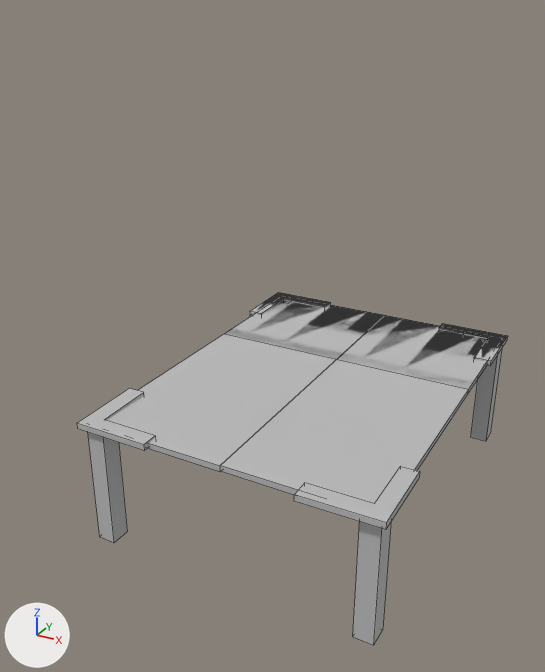
What one commit did to the OBJ model ProyectoFinal/ProyectoFinal/Models/EscritorioTe/EscritorioTe.obj.
Both versions are drawn from a camera (50 mm lens) standing at (1.55, -4.98, 3.29) and looking at (-1.79, 1.09, 0.25). The axes (+X, +Y, +Z) are drawn at lower left. The lights are the same throughout. Mesh edges are drawn as thin lines. Where no turn or scale is listed for an object, it has been applied to the vertices. Vertices at the same position are counted once.

Objects in the first picture: 'EscritorioTe'.
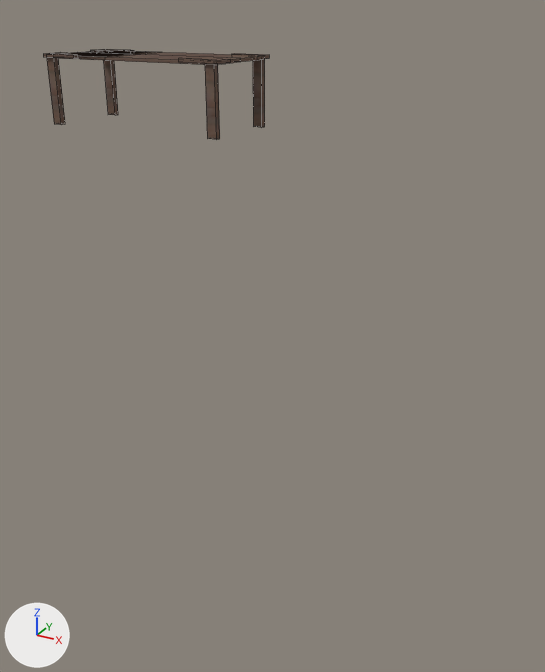
Where the change shows, as pixel boxes (x1, y1, x2, y2) in the pictures (545 x 672 px; the box of a moved part takes in the faces that stretch with it):
'EscritorioTe', reshaped (47% narrower, 74% shorter): before (77, 293, 507, 645); after (43, 49, 269, 140)
part 1 of me_escritoriote, moved or reshaped: before (294, 466, 420, 530); after (90, 49, 131, 51)
part 2 of me_escritoriote, moved or reshaped (not visible before): after (84, 51, 253, 62)
part 3 of me_escritoriote, moved or reshaped: before (225, 300, 385, 359); after (47, 58, 65, 125)
part 4 of me_escritoriote, moved or reshaped: before (337, 315, 485, 389); after (47, 52, 241, 65)
part 5 of me_escritoriote, moved or reshaped: before (440, 324, 507, 361); after (231, 53, 269, 60)
part 6 of me_escritoriote, moved or reshaped: before (106, 300, 384, 471); after (253, 59, 265, 127)
part 7 of me_escritoriote, moved or reshaped: before (471, 349, 502, 441); after (103, 60, 118, 115)
part 8 of me_escritoriote, moved or reshaped: before (221, 316, 487, 503); after (81, 51, 151, 54)
part 9 of me_escritoriote, moved or reshaped: before (88, 432, 127, 543); after (205, 64, 220, 140)
part 10 of me_escritoriote, moved or reshaped: before (353, 521, 391, 645); after (48, 52, 126, 60)
part 11 of me_escritoriote, added: after (43, 52, 77, 58)
part 12 of me_escritoriote, deleted: before (250, 293, 331, 316)
part 13 of me_escritoriote, deleted: before (439, 325, 507, 366)
part 14 of me_escritoriote, deleted: before (77, 388, 155, 450)
part 15 of me_escritoriote, added: after (179, 58, 230, 64)

The change, as a list of edits to the scene's bpy script:
```text
Add mat_pasted__pasted__phong1sg:
    mat_pasted__pasted__phong1sg = bpy.data.materials.new('pasted__pasted__phong1SG')
    # uses the picture img_stages_wood_pillar_01_t2_diffuse_png
    # uses the picture img_wood_specular_png
Change me_escritoriote:
    verts and faces of me_escritoriote; kept vertices keep their numbers, new ones are numbered from 141
    remove me_escritoriote.from_pydata(...)  # 141 vertices, 102 faces; spans x -1.55..0.54, y -1.94..0.78, z -0.04..0.87
    remove me_escritoriote.materials.append(mat_initialshadinggroup)  # grey #bcbcbc
    add me_escritoriote.from_pydata(...)  # 141 vertices, 102 faces; spans x -6.19..-3.47, y 2.82..4.07, z 1.8..2.7
    me_escritoriote part 1: the loose piece of 12 vertices spanning x 0.01..0.54, y -1.94..-1.41, z 0.82..0.87 is scaled about its middle by (-1, -0.59, 0.976), then moved by (-6.2, 5.59, 1.83), in mat_pasted__pasted__phong1sg
    me_escritoriote part 2: the loose piece of 8 vertices spanning x -1.5..-1.37, y 0.61..0.75, z -0.04..0.85 is scaled about its middle by (-20.3, 4.45, 0.0447), then moved by (-3.41, 3.07, 2.26), in mat_pasted__pasted__phong1sg
    me_escritoriote part 3: the loose piece of 8 vertices spanning x -1.5..-0.5, y -0.26..0.74, z 0.81..0.85 is scaled about its middle by (0.134, 0.0769, 22.4), then moved by (-5.1, 2.66, 1.41), in mat_pasted__pasted__phong1sg
    me_escritoriote part 4: the loose piece of 8 vertices spanning x -0.5..0.5, y -0.26..0.74, z 0.81..0.85 is scaled about its middle by (-2.63, 0.595, 1), then moved by (-4.84, 2.91, 1.83), in mat_pasted__pasted__phong1sg
    me_escritoriote part 5: the loose piece of 12 vertices spanning x 0.0..0.53, y 0.25..0.78, z 0.82..0.87 is scaled about its middle by (0.999, 0.597, 1), then moved by (-4.0, 3.39, 1.83), in mat_pasted__pasted__phong1sg
    me_escritoriote part 6: the loose piece of 8 vertices spanning x -1.5..-0.5, y -1.89..0.74, z 0.81..0.85 is scaled about its middle by (0.134, 0.0292, 22.1), then moved by (-2.6, 4.57, 1.4), in mat_pasted__pasted__phong1sg
    me_escritoriote part 7: the loose piece of 8 vertices spanning x 0.37..0.5, y 0.61..0.75, z -0.04..0.84 is scaled about its middle by (1.03, 0.576, 1), then moved by (-6.52, 3.34, 1.83), in mat_pasted__pasted__phong1sg
    me_escritoriote part 8: the loose piece of 8 vertices spanning x -0.5..0.5, y -1.88..0.74, z 0.81..0.85 is scaled about its middle by (1, 0.226, 1), then moved by (-5.65, 4.32, 1.83), in mat_pasted__pasted__phong1sg
    me_escritoriote part 9: the loose piece of 8 vertices spanning x -1.5..-1.37, y -1.89..-1.76, z -0.04..0.82 is scaled about its middle by (1.03, 0.576, 1), then moved by (-2.16, 4.71, 1.83), in mat_pasted__pasted__phong1sg
    me_escritoriote part 10: the loose piece of 8 vertices spanning x 0.37..0.5, y -1.88..-1.75, z -0.04..0.84 is scaled about its middle by (7.73, 4.45, 0.0452), then moved by (-6.1, 4.98, 2.27), in mat_pasted__pasted__phong1sg
    me_escritoriote part 11: a new loose piece of 22 vertices spanning x -6.19..-5.66, y 2.83..3.15, z 2.66..2.7, in mat_pasted__pasted__phong1sg
    me_escritoriote part 12: the loose piece of 22 vertices spanning x -1.55..-1.02, y 0.24..0.77, z 0.82..0.87 is deleted
    me_escritoriote part 13: the loose piece of 19 vertices spanning x 0.0..0.53, y 0.25..0.78, z 0.82..0.87 is deleted
    me_escritoriote part 14: the loose piece of 12 vertices spanning x -1.54..-1.01, y -1.93..-1.4, z 0.82..0.87 is deleted
    me_escritoriote part 15
    add verts[141] = (-3.6, 3.14, 2.66)
    add verts[142] = (-3.6, 2.9, 2.66)
    add verts[143] = (-4.01, 2.9, 2.66)
    add verts[144] = (-4.01, 2.83, 2.66)  # pixel (178, 62)
    add for new, old in zip([*range(145, 149)], [*range(141, 145)]): verts[new] = verts[old] + (0.0, 0.0, 0.04)
    add verts[149] = (-3.48, 3.14, 2.7)  # pixel (230, 59)
    add verts[150] = (-3.48, 3.14, 2.65)  # pixel (230, 62)
    add verts[151] = (-3.48, 2.82, 2.7)  # pixel (215, 60)
    add verts[152] = (-3.49, 2.82, 2.66)  # pixel (216, 64)
    add faces += [(141, 145, 149, 150), (149, 151, 152, 150), (141, 142, 146, 145), (142, 143, 147, 146), (144, 152, 151, 148), (143, 144, 148, 147)]
    add faces += [(141, 150, 152, 144, 143, 142), (145, 146, 147, 148, 151, 149)]
    add me_escritoriote.materials.append(mat_pasted__pasted__phong1sg)
```
